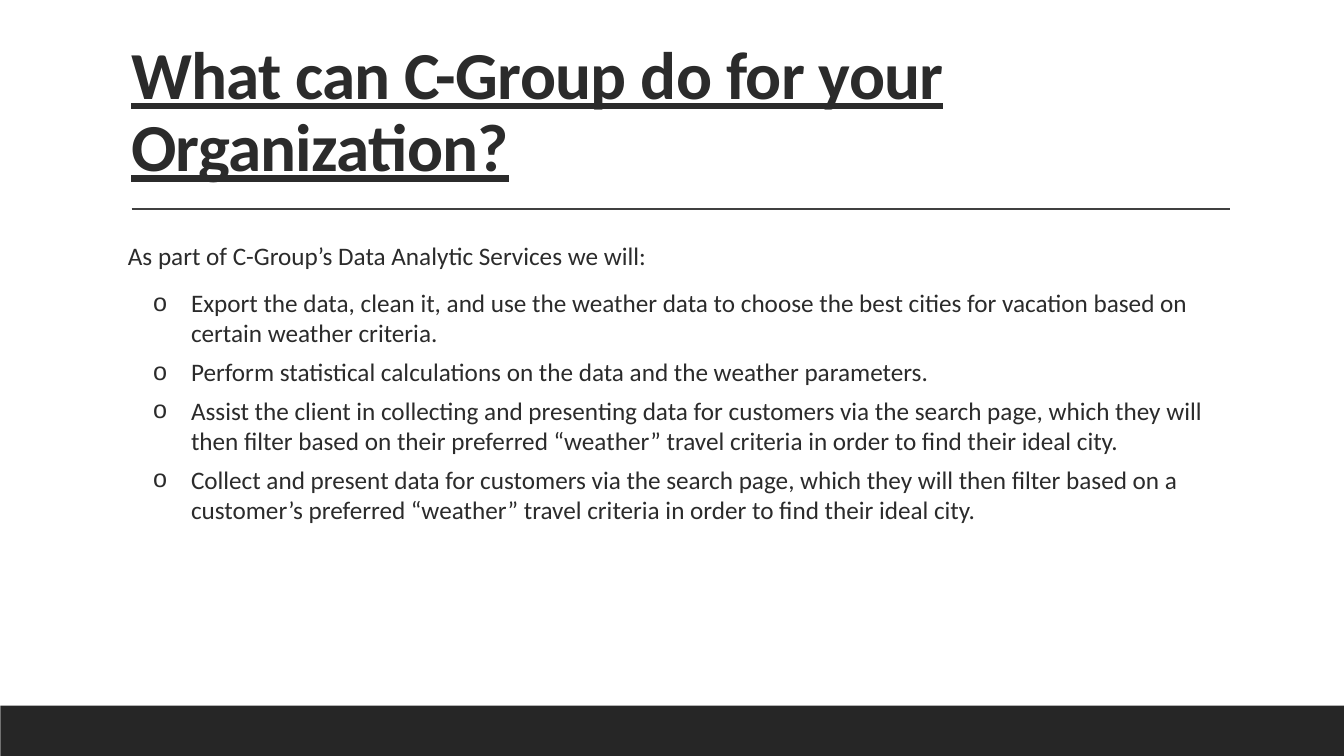
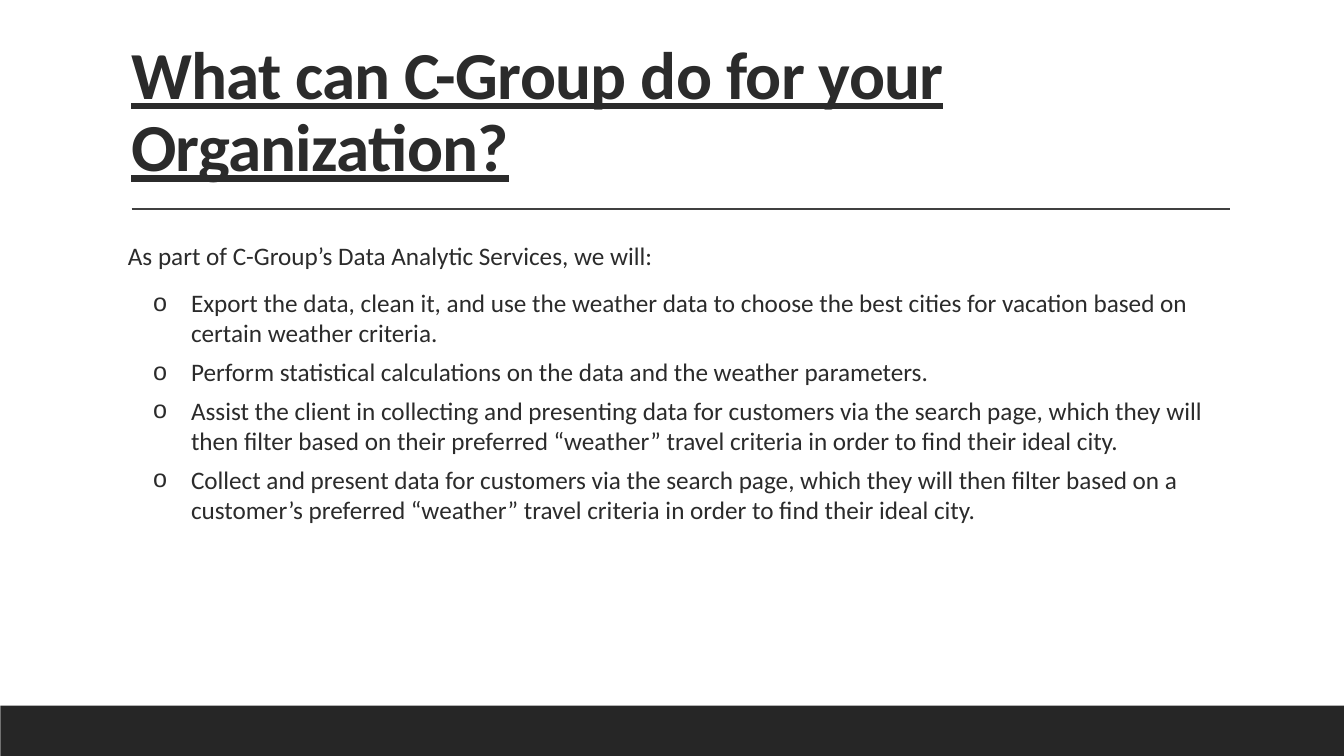
Before and after one commit to LouFoster/Group-C_FinalProject, a slide deck: slide 3 of C-Group v2.pptx. Drawn at 1344x756 pixels with LibreOffice and Linux fonts; fonts in the diff are those of the drawing. Boxes give left, top, right and bottom in pixels: in the first picture for what was removed or moved away, otherwise in the second. Text is boxed around its words. In the diff, an @@ line names an element or a change of style, - is before the commit and + after.

```diff
--- a/C-Group v2.pptx
+++ b/C-Group v2.pptx
@@ text at [128, 247, 652, 269]: text changed @@
-  As part of C-Group’s Data Analytic Services we will:
+  As part of C-Group’s Data Analytic Services, we will:
```
Also in this commit, not shown: 8 other slides changed, 3 slides added, 2 slides removed.
